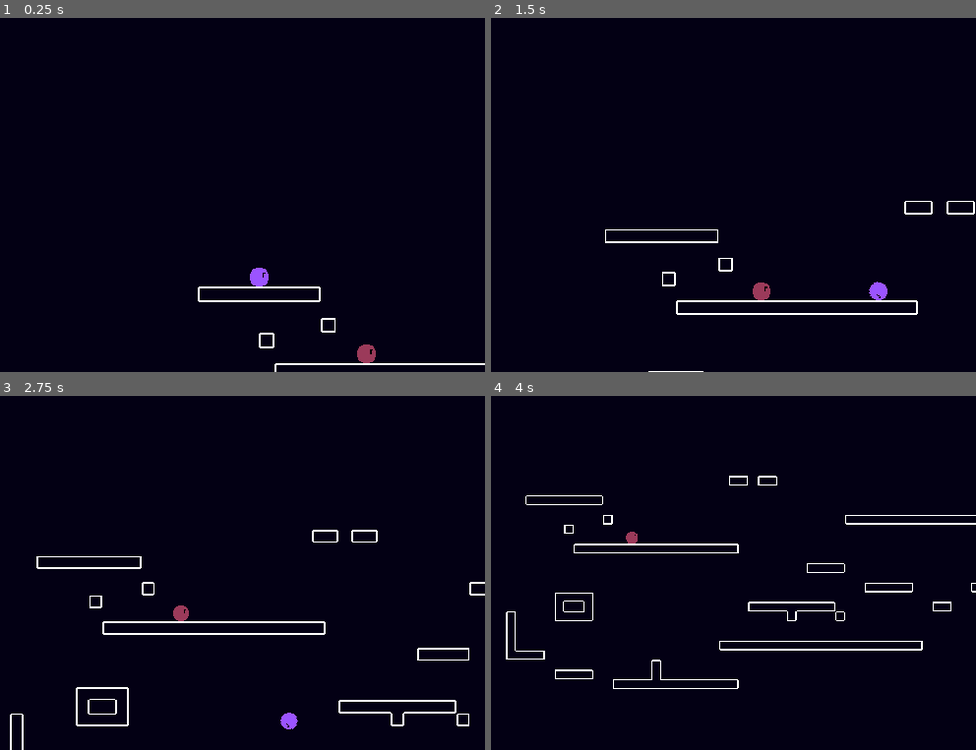
Above: before the commit, frames 1-4 (two rows, left to right).
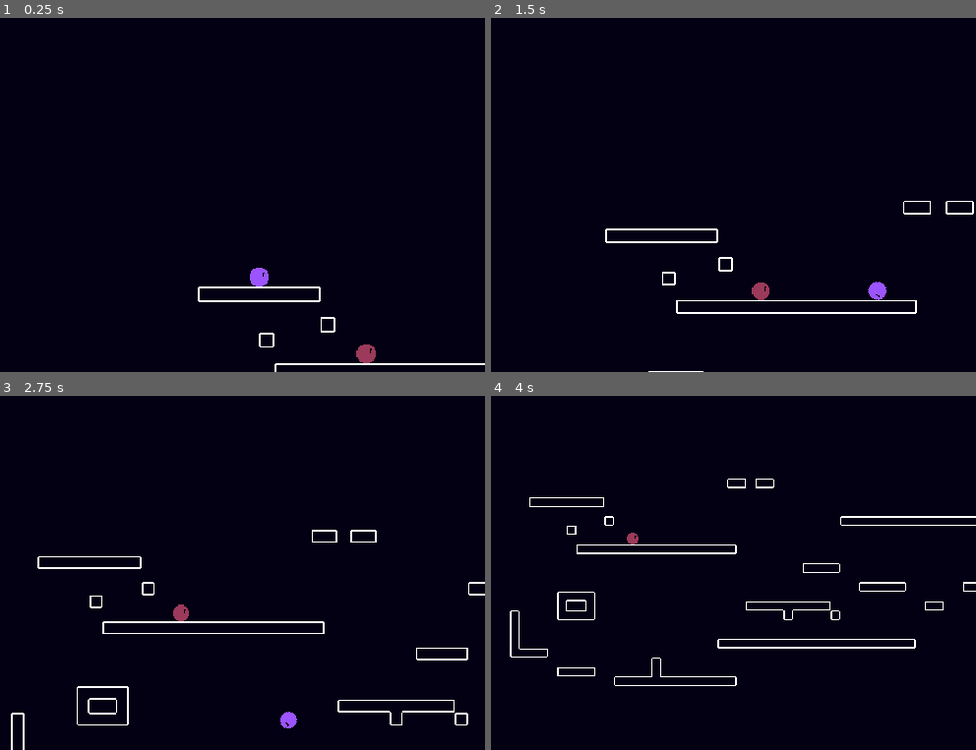
Above: after the commit, the same moments.

Repository: uniqueusername/fruit-smash
Game: Godot game, scene res://scenes/levels/world.tscn
Same seed, same stepped clock (60 frames per second), same inputs: the game is played once before the commit and once after it.
Inputs:
- Up to frame 1 (0.25 s): no input
- Up to frame 2 (1.5 s): hold Right (ui_right) from 0.53 s (still down); tap Up (ui_up) at 0.77 s
- Up to frame 3 (2.75 s): tap Up (ui_up) at 1.52 s; release Right (ui_right) at 2.03 s; hold Left (ui_left) from 2.03 s (still down)
- Up to frame 4 (4 s): release Left (ui_left) at 2.78 s; hold Right (ui_right) from 2.78 s (still down); tap Up (ui_up) at 3.02, 3.77 s

The runs differ from the first frame. In frame 1, less than 0.1% of the frame differs, in the area x 51-78%, y 70-98%; in frame 2, 0.6%; in frame 3, 0.9%; in frame 4, 3.2%, in the area x 3-100%, y 22-83%.

Commit message:
camera tuning

Diff:
--- a/assets/scripts/follower_cam.gd
+++ b/assets/scripts/follower_cam.gd
@@ -6,7 +6,7 @@
 
 # variables
 var players_group
-var player_rect
+var player_rect = Rect2()
 var viewport_rect
 
 func _ready():
--- a/project.godot
+++ b/project.godot
@@ -19,9 +19,14 @@
 
 window/size/viewport_width=640
 window/size/viewport_height=360
-window/stretch/mode="viewport"
+window/stretch/mode="canvas_items"
 window/stretch/aspect="keep_height"
 window/vsync/vsync_mode=0
+
+[editor]
+
+movie_writer/mjpeg_quality=0.2
+movie_writer/movie_file="C:/Users/aryan/Desktop/recycle bin/godot.avi"
 
 [input]
 
--- a/scenes/objects/follower_cam.tscn
+++ b/scenes/objects/follower_cam.tscn
@@ -4,6 +4,5 @@
 
 [node name="follower_cam" type="Camera2D"]
 position_smoothing_enabled = true
-position_smoothing_speed = 7.0
+position_smoothing_speed = 4.0
 script = ExtResource("1_r0vks")
-ZOOM_SMOOTHING = 1.0
